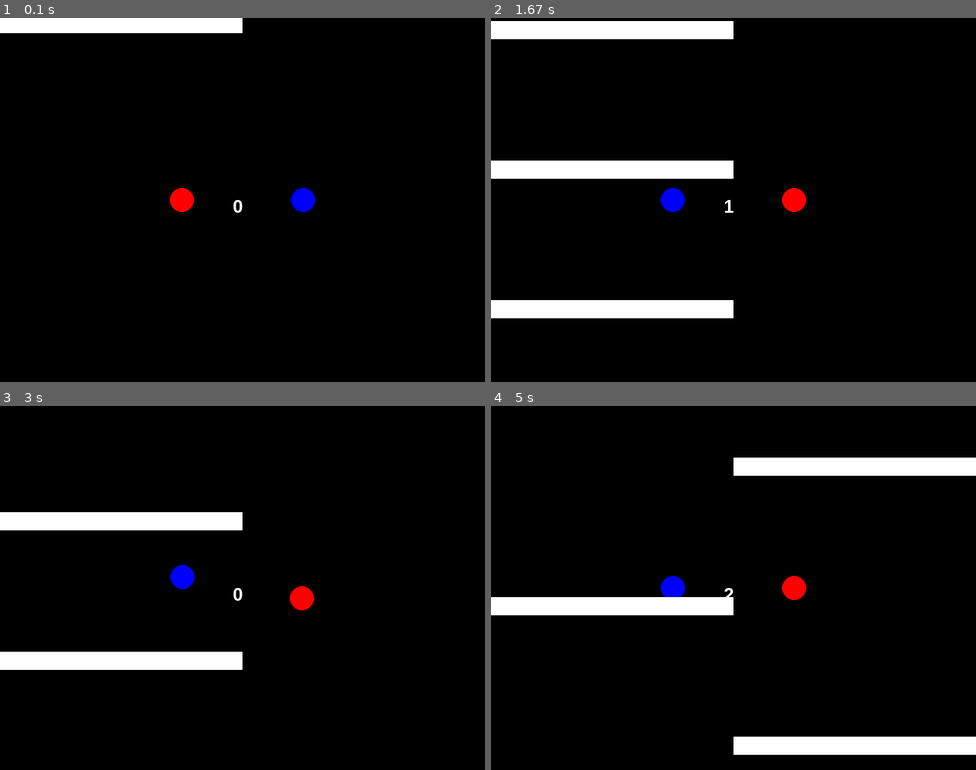
Above: before the commit, frames 1-4 (two rows, left to right).
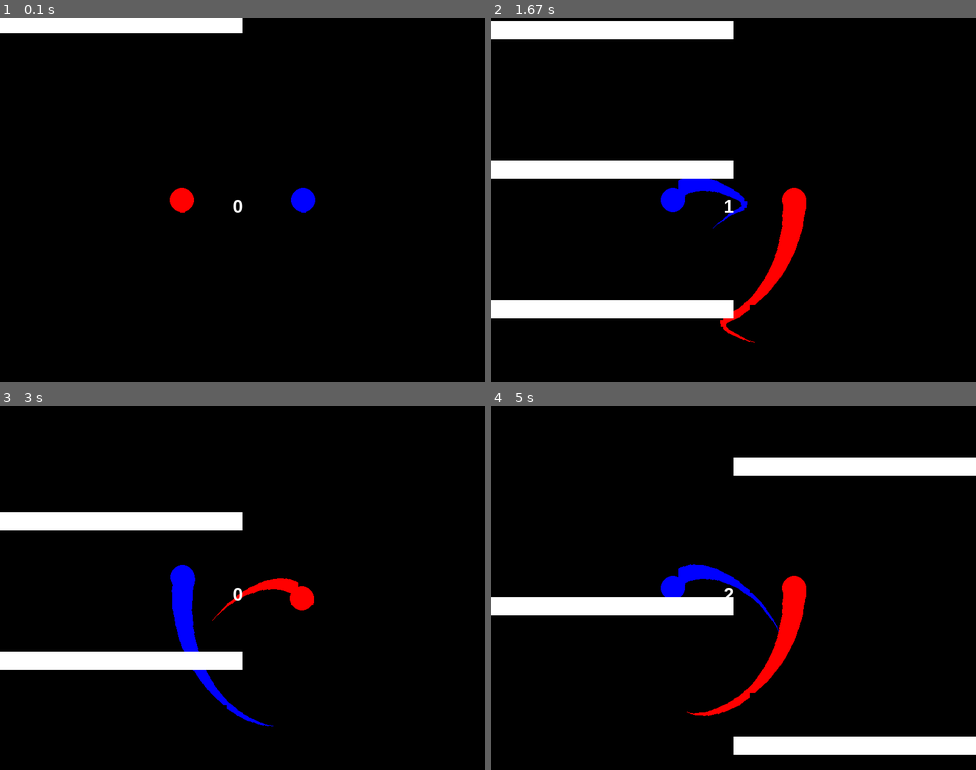
Above: after the commit, the same moments.

Repository: ycarowwww/atividades_backend_ifrn
Game: pygame game, started from 1Ano/JogoFimDeAno/duet.py
The game is run twice, just before and just after one commit, with the same random seed, the same clock (stepped at 60 frames per second) and the same inputs.
Inputs:
- Up to frame 1 (0.1 s): no input
- Up to frame 2 (1.67 s): hold D 0.33-0.8 s; hold D 0.83-1.3 s; hold A from 1.33 s (still down)
- Up to frame 3 (3 s): release A at 1.87 s; hold A 1.9-2.3 s; hold D 2.33-2.97 s
- Up to frame 4 (5 s): hold A 3-3.47 s; hold D 3.5-3.97 s; hold D 4-4.47 s; hold A from 4.5 s (still down)

The runs differ from the first frame. In frame 1, less than 0.1% of the frame differs, in the area x 37-64%, y 53-54%; in frame 2, 1.6%; in frame 3, 1.3%; in frame 4, 1.7%, in the area x 38-65%, y 43-86%.

Commit message:
Traços dos Círculos Adicionados
PFA de ILP : Traços BEM básicos da posição dos Círculos foram adicionados.

Diff:
--- a/1Ano/JogoFimDeAno/duet.py
+++ b/1Ano/JogoFimDeAno/duet.py
@@ -28,6 +28,7 @@
         self.angle = angle
         self.hitbox_rect = pg.Rect(0, 0, self.size, self.size)
         self.hitbox_rect.center = self.position
+        self.positions_track = []
 
     def update(self, screen: pg.Surface, point: tuple[int, int], distance: int, key: pg.key.ScancodeWrapper) -> None:
         if key[pg.K_a]: self.angle -= 5
@@ -40,10 +41,20 @@
     def draw(self, screen: pg.Surface) -> None:
         pg.draw.circle(screen, self.color, self.position, self.size)
 
+        for line in range(1, len(self.positions_track)):
+            pg.draw.line(screen, self.color, self.positions_track[line-1], self.positions_track[line], int(-2 * self.size / len(self.positions_track) * line + 2 * self.size))
+
     def rotate_to_center(self, point: tuple[int, int], distance: int) -> None:
         self.position[0] = distance * cos(radians(self.angle)) + point[0]
         self.position[1] = distance * sin(radians(self.angle)) + point[1]
         self.hitbox_rect.center = self.position
+
+        self.positions_track.insert(0, list(self.hitbox_rect.center))
+        if len(self.positions_track) >= 30:
+            self.positions_track.pop(-1)
+
+        for line in range(1, len(self.positions_track)):
+            self.positions_track[line][1] += 5
 
 class Obstacle:
     def __init__(self, position: list[int], color: tuple[int, int, int], size: list[int]) -> None:
